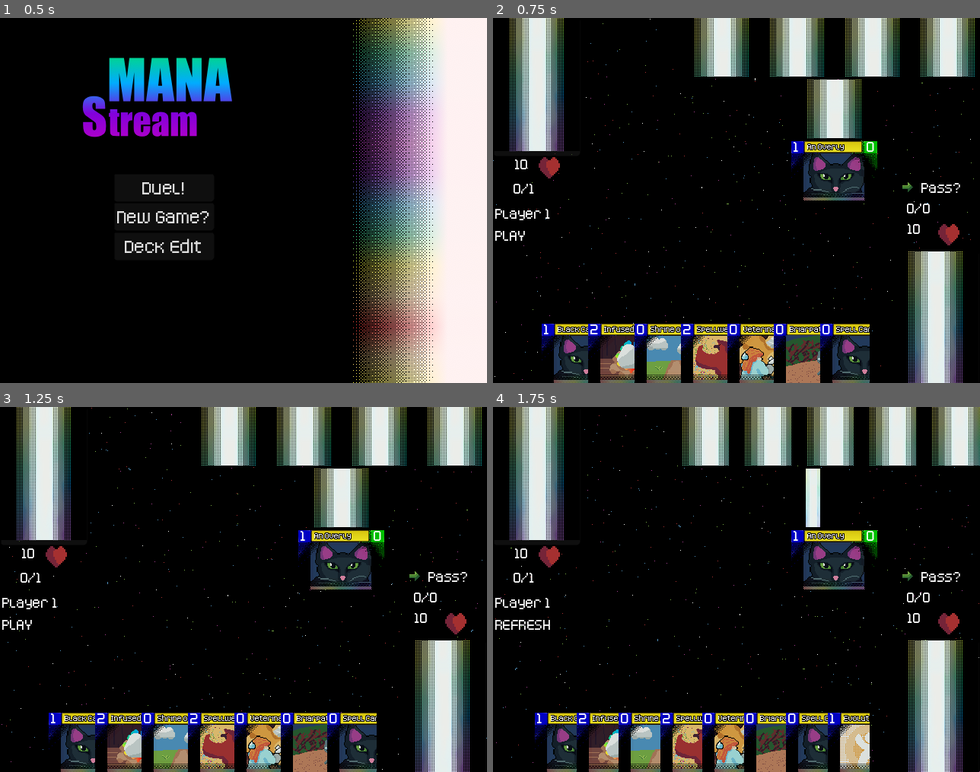
Above: before the commit, frames 1-4 (two rows, left to right).
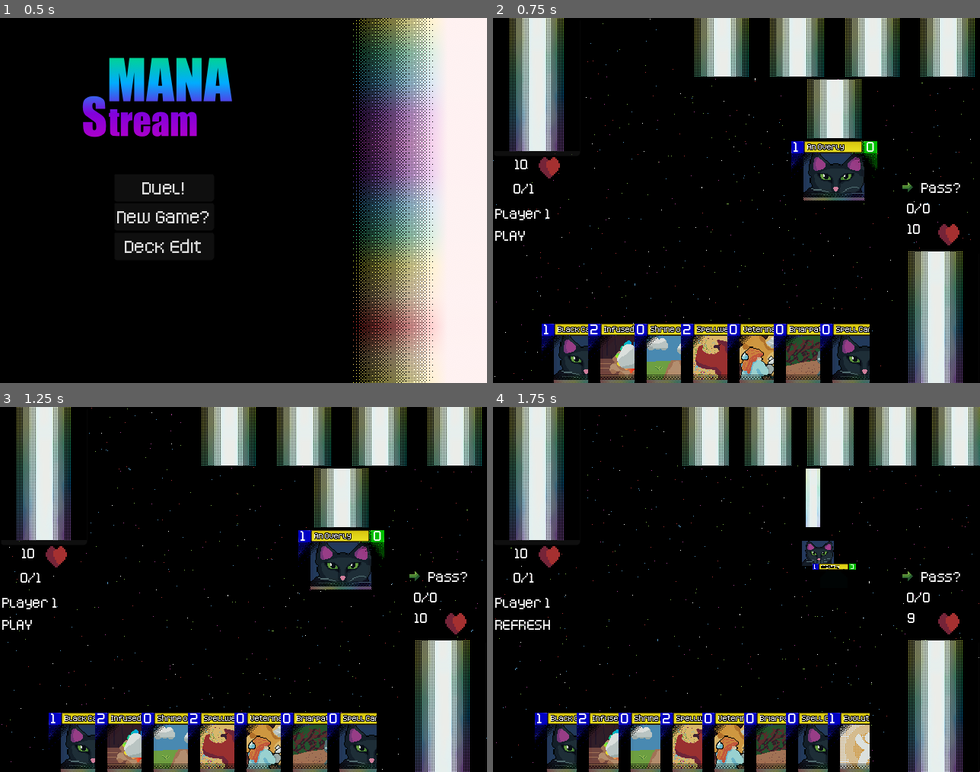
Above: after the commit, the same moments.

Repository: ColbySchexnayder/mana-stream
Game: Godot game, scene res://Scenes/titleScreen.tscn
The game is run twice, just before and just after one commit, with the same random seed, the same clock (stepped at 60 frames per second) and the same inputs.
Inputs:
- Up to frame 1 (0.5 s): no input
- Up to frame 2 (0.75 s): click "New Game?" at 0.5 s
- Up to frame 3 (1.25 s): no input
- Up to frame 4 (1.75 s): click "Pass?" at 1.25 s

Frame 1 is identical in both runs. In frame 2, 0.3% of the frame differs, in the area x 60-68%, y 86-100%; in frame 3, 0.3%; in frame 4, 2.2%, in the area x 54-88%, y 33-100%.

Commit message:
Interrupt no longer blocks attacking next turn

Diff:
--- a/Cards/CardScripts/BriarPatch.gd
+++ b/Cards/CardScripts/BriarPatch.gd
@@ -38,6 +38,7 @@
 	GmManager.emit_signal("_move_to_hand", attackingCard)
 	resolved = true
 	revealed = true
+	GmManager.attacking = false
 	GmManager.emit_signal("_interrupt_resolved")
 
 
--- a/Cards/PlayableCards/Briarpatch.tscn
+++ b/Cards/PlayableCards/Briarpatch.tscn
@@ -7,10 +7,5 @@
 [node name="Briarpatch" instance=ExtResource("1_vtumi")]
 script = ExtResource("2_cs2xp")
 
-[node name="CardArt" type="TextureRect" parent="CardFront" index="5"]
-layout_mode = 0
-offset_left = 16.0
-offset_top = 15.0
-offset_right = 96.0
-offset_bottom = 79.0
+[node name="CardArt" parent="." index="0"]
 texture = ExtResource("3_6e87h")
--- a/Scenes/ai_manager.gd
+++ b/Scenes/ai_manager.gd
@@ -37,7 +37,7 @@
 			GmManager.emit_signal("_card_attack", ai_summon_zone[0])
 			if !interruptStack.is_empty():
 				await GmManager._interrupt_resolved
-			if !player_summon_zone.is_empty():
+			elif !player_summon_zone.is_empty():
 				await GmManager._block_resolved
 
 		GmManager.emit_signal("_change_turn")
--- a/Scenes/duel.gd
+++ b/Scenes/duel.gd
@@ -30,7 +30,6 @@
 
 #Turn managment variables
 var currentTurn := 1
-var attacking := false
 var attackingCard
 
 #Used to return a card to it's position in a given zone when no longer selected
@@ -275,7 +274,7 @@
 				if card.currentPosition == card.position.IN_SUMMON:
 					#A card in SUMMON can ATTACK during the PLAY phase
 					if GmManager.currentPhase == GmManager.phase.PLAY and !card.exhausted:
-						if !attacking:
+						if !GmManager.attacking:
 							card.attack_button.visible = true
 					#A card in SUMMON can be SUSTAINED in the REFRESH phase
 					elif GmManager.currentPhase == GmManager.phase.REFRESH and !card.paid and currentTurn == 1:
@@ -467,12 +466,12 @@
 
 	#Store the attacking card so block() can reference it
 	attackingCard = card
-	attacking = true
+	GmManager.attacking = true
 
 	check_interrupt()
-	await GmManager._interrupt_resolved
+	#await GmManager._interrupt_resolved
 	if card.currentPosition != card.position.IN_SUMMON:
-		attacking = false
+		GmManager.attacking = false
 		return
 
 	#If there are no card in the opposing player's SUMMON do direct damage
@@ -483,7 +482,7 @@
 			p2Health -= card.attack
 			p_2_life.text = str(p2Health)
 
-			attacking = false
+			GmManager.attacking = false
 			if p2Health == 0:
 				pass #TODO GAME VICTORY CODE HERE
 			GmManager.emit_signal("_block_resolved")
@@ -494,7 +493,7 @@
 
 		health -= card.attack
 		p_1_life.text = str(health)
-		attacking = false
+		GmManager.attacking = false
 		if health == 0:
 			pass #TODO GAME OVER CODE HERE
 		GmManager.emit_signal("_block_resolved")
@@ -510,14 +509,14 @@
 
 #A response to being attacked. Destroy any card involved that takes more damage than it has health
 func card_block(card):
+	attackingCard.exhaust(attackingCard)
 	deselect()
-	attackingCard.exhaust(attackingCard)
 	if (attackingCard.attack > card.health):
 		card.destroy(1)
 	if (card.attack > attackingCard.health):
 		attackingCard.destroy(1)
-	attacking = false
-
+
+	GmManager.attacking = false
 	GmManager.emit_signal("_block_resolved")
 
 
@@ -589,9 +588,10 @@
 		count += 1
 	if interruptStack.is_empty():
 		GmManager.currentPhase = GmManager.phase.PLAY
-		GmManager.emit_signal("_interrupt_resolved")
+		#GmManager.emit_signal("_interrupt_resolved")
 		return
-
+	else:
+		await GmManager._interrupt_resolved
 
 
 #Draw test card. This will be disable eventually
@@ -610,8 +610,8 @@
 	if GmManager.currentPhase == GmManager.phase.REFRESH:
 		change_phase()
 	elif GmManager.currentPhase == GmManager.phase.PLAY:
-		if (attacking):
-			attacking = false
+		if (GmManager.attacking):
+			GmManager.attacking = false
 			direct_damage(attackingCard.attack, 1)
 			GmManager.emit_signal("_block_resolved")
 		else:
--- a/Scripts/GMManager.gd
+++ b/Scripts/GMManager.gd
@@ -12,9 +12,9 @@
 	INTERRUPT
 }
 
-var currentPhase = phase.PLAY
-var currentTurn = 1
-
+var currentPhase := phase.PLAY
+var currentTurn := 1
+var attacking := false
 
 signal _card_select(card: Card)
 signal _clear_selection()
